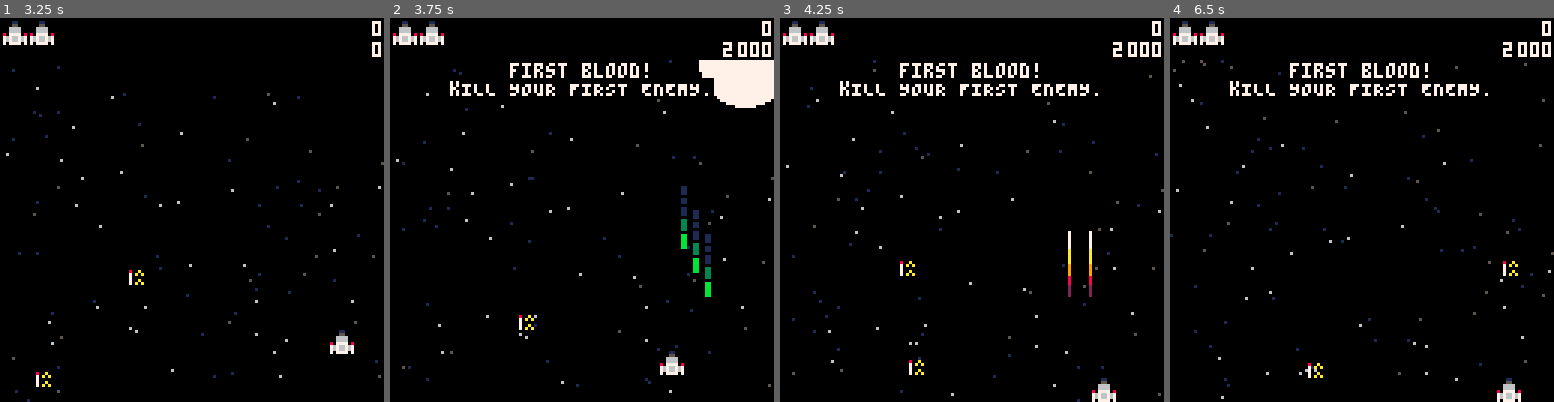
Above: before the commit, frames 1-4 (left to right).
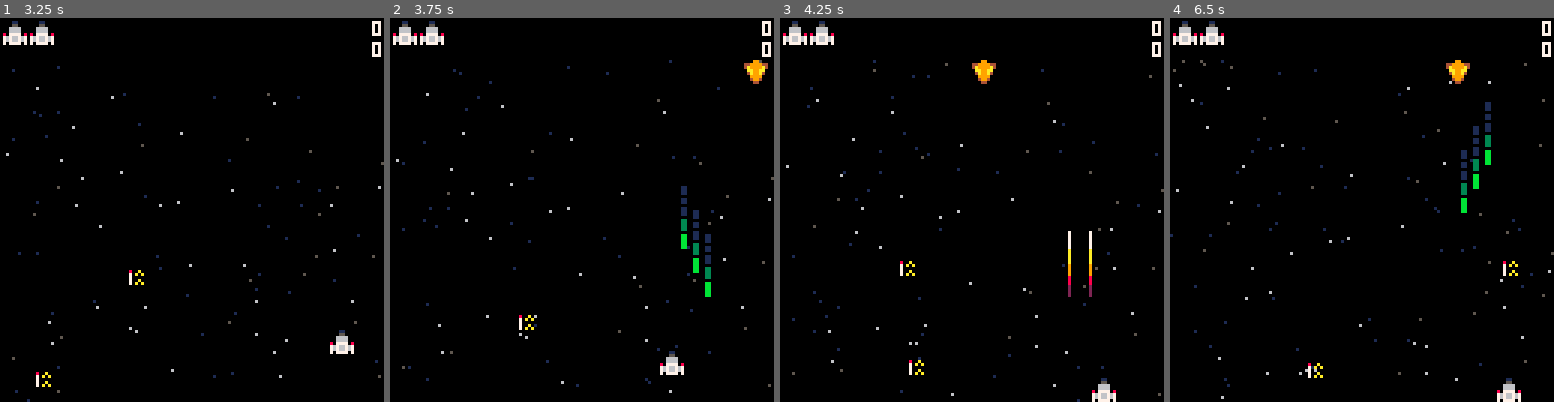
Above: after the commit, the same moments.

Repository: adammitchelldev/space
Game: PICO-8 cartridge space.p8
Two runs of this game, one before a commit and one after it. Both use one fixed random seed, a clock stepped at 60 frames per second and the inputs below.
Inputs:
- Up to frame 1 (3.25 s): tap X (X key) at 0.33, 1.07, 1.85, 2.97 s; tap O (Z key) at 0.7, 1.7, 2.1, 2.5, 2.9 s; hold Right 1.6-2.1 s; hold Up 2.15-2.42 s; hold Right 2.47-3.03 s; hold Left from 3.08 s (still down)
- Up to frame 2 (3.75 s): tap O (Z key) at 3.3, 3.7 s; release Left at 3.58 s; hold Down from 3.63 s (still down)
- Up to frame 3 (4.25 s): release Down at 3.97 s; hold Right from 4.02 s (still down); tap X (X key) at 4.08 s; tap O (Z key) at 4.1 s
- Up to frame 4 (6.5 s): tap O (Z key) every 0.4 s from 4.5 to 6.1 s; release Right at 4.68 s; hold Up 4.73-5.03 s; hold Left 5.08-5.68 s; tap X (X key) at 5.2, 6.32 s; hold Down 5.73-6.03 s; hold Right from 6.08 s (still down)

Frame 1 is identical in both runs. In frame 2, 3.6% of the frame differs, in the area x 15-100%, y 6-24%; in frame 3, 1.8%; in frame 4, 2.6%.

Commit message:
Give hunters 3hp

Diff:
--- a/src/enemy.lua
+++ b/src/enemy.lua
@@ -164,6 +164,7 @@
     dx = 2,
     explosion = 15,
     die_sfx = 8,
+    health = 3,
     scripts = {
         function(self)
             repeat
